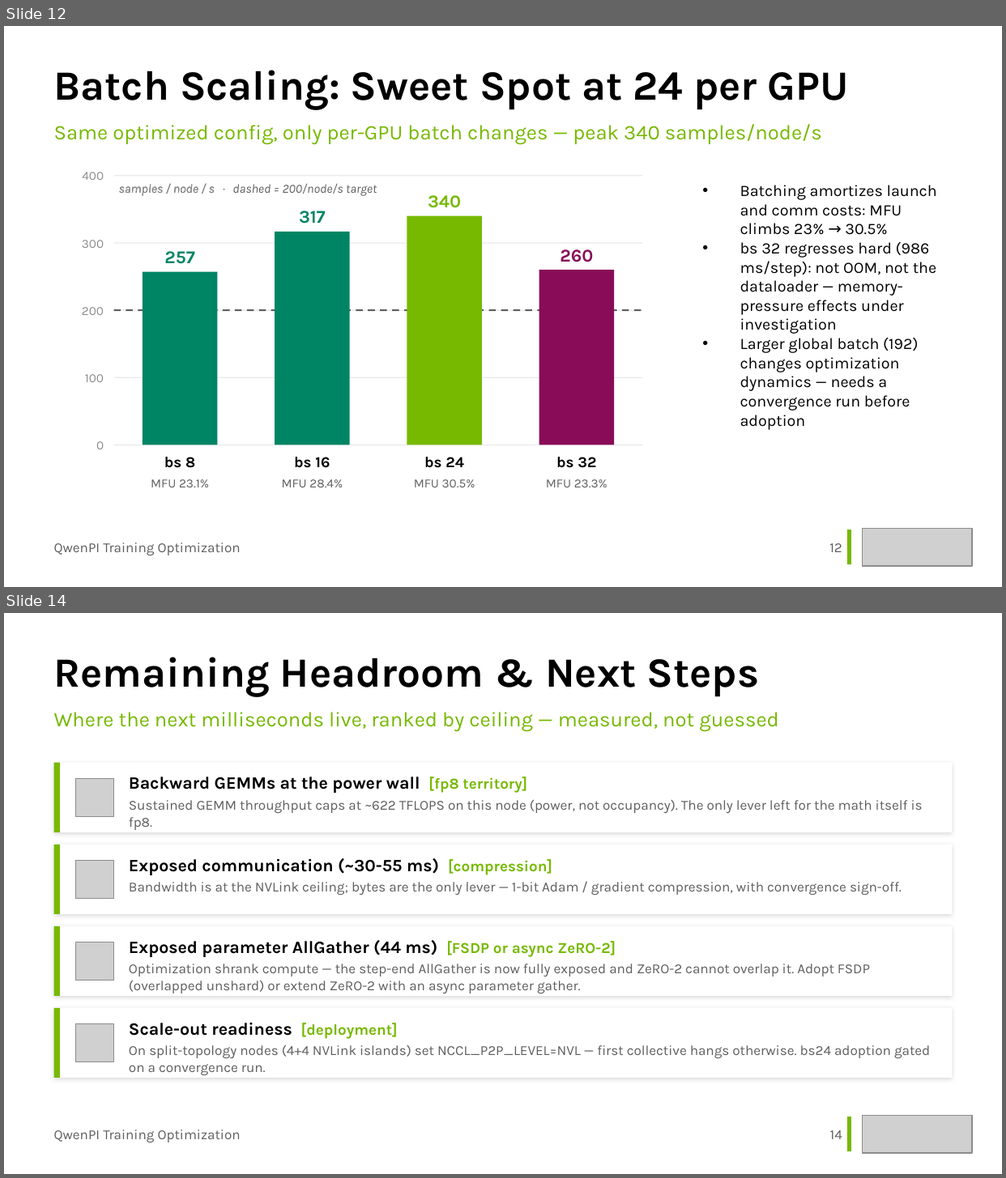
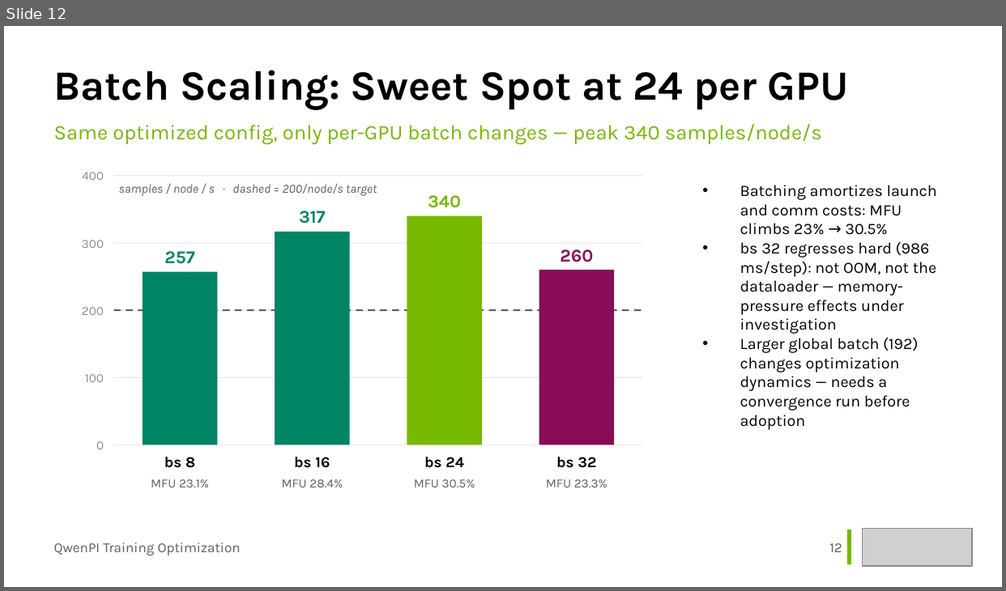
Before and after one commit to Holworth/starVLA, a slide deck: docs/slides/qwenpi-optimization.pptx. Shown one above the other, each under a label of ours: slides 12 and 14 before the commit, slide 12 after it; the slides between them are not shown. The pictures are 1006x1178 and 1006x591 pixels, drawn with LibreOffice and Linux fonts; fonts in the diff are those of the drawing; grey boxes stand for pictures. Boxes give left, top, right and bottom in pixels: in the first picture for what was removed or moved away, otherwise in the second. Text is boxed around its words. In the diff, an @@ line names an element or a change of style, - is before the commit and + after.

Commit message:
docs(slides): merge ruled-out and headroom into one closing page (13 pages total)

```diff
--- a/docs/slides/qwenpi-optimization.pptx
+++ b/docs/slides/qwenpi-optimization.pptx
@@ slide 14 removed at (4,613,1002,1174), background #FFFFFF @@
@@ text removed at (54,657,759,697) @@
-Remaining Headroom & Next Steps
@@ text removed at (54,712,778,731) @@
-Where the next milliseconds live, ranked by ceiling — measured, not guessed
@@ rectangle removed at (54,763,952,833) @@
@@ rectangle removed at (54,763,60,833) @@
@@ picture removed at (76,779,114,816) @@
@@ text removed at (129,777,527,793) @@
-Backward GEMMs at the power wall [fp8 territory]
@@ text removed at (129,800,923,830) @@
-Sustained GEMM throughput caps at ~622 TFLOPS on this node (power, not occupancy). The only lever left for the math itself is fp8.
@@ rectangle removed at (54,845,952,914) @@
@@ rectangle removed at (54,845,60,914) @@
@@ picture removed at (76,861,114,898) @@
@@ text removed at (129,858,552,875) @@
-Exposed communication (~30-55 ms) [compression]
@@ text removed at (129,882,901,895) @@
-Bandwidth is at the NVLink ceiling; bytes are the only lever — 1-bit Adam / gradient compression, with convergence sign-off.
@@ rectangle removed at (54,926,952,996) @@
@@ rectangle removed at (54,926,60,996) @@
@@ picture removed at (76,943,114,980) @@
@@ text removed at (129,940,616,957) @@
-Exposed parameter AllGather (44 ms) [FSDP or async ZeRO-2]
@@ text removed at (129,964,870,994) @@
-Optimization shrank compute — the step-end AllGather is now fully exposed and ZeRO-2 cannot overlap it. Adopt FSDP (overlapped unshard) or extend ZeRO-2 with an async parameter gather.
@@ rectangle removed at (54,1008,952,1078) @@
@@ rectangle removed at (54,1008,60,1078) @@
@@ picture removed at (76,1024,114,1062) @@
@@ text removed at (129,1023,398,1039) @@
-Scale-out readiness [deployment]
@@ text removed at (129,1046,930,1076) @@
-On split-topology nodes (4+4 NVLink islands) set NCCL_P2P_LEVEL=NVL — first collective hangs otherwise. bs24 adoption gated on a convergence run.
@@ rectangle removed at (847,1117,851,1152) @@
@@ picture removed at (863,1116,972,1154) @@
@@ text removed at (54,1130,241,1143) @@
-QwenPI Training Optimization
@@ text removed at (830,1131,842,1139) @@
-14
```
Also in this commit, not shown: 1 slide added, 1 other slide removed, 1 other file.
